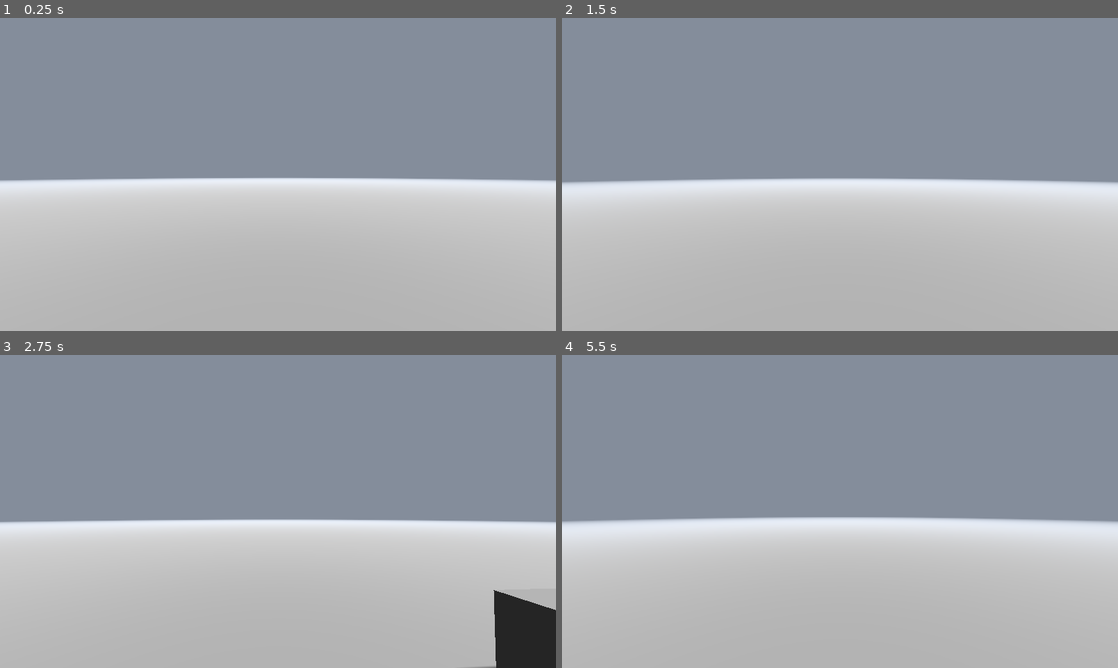
Above: before the commit, frames 1-4 (two rows, left to right).
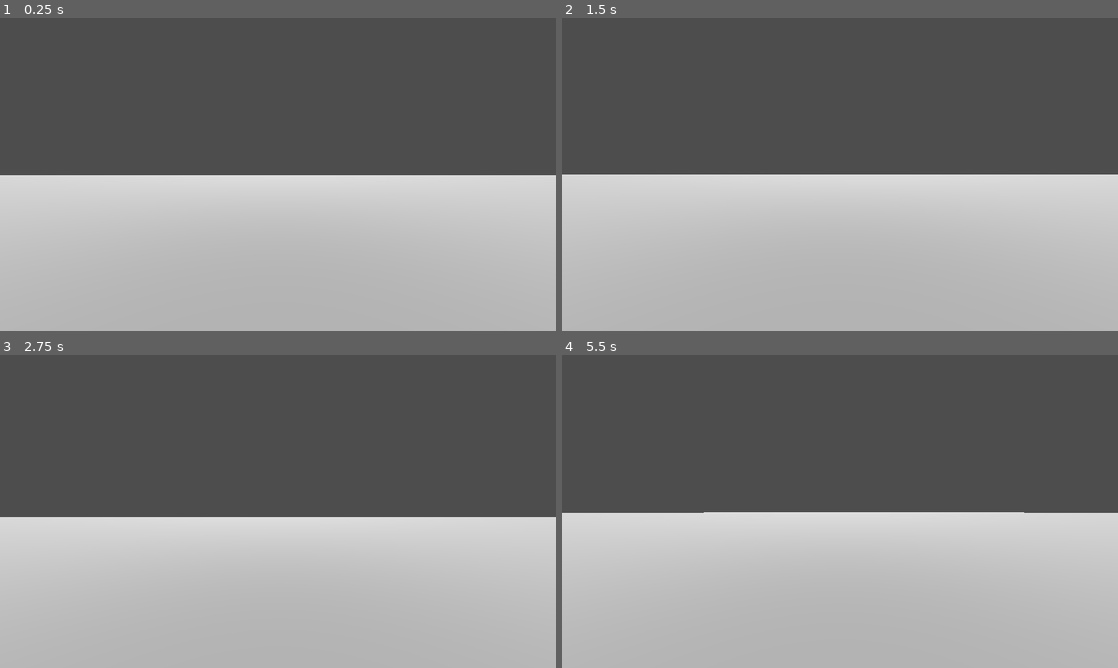
Above: after the commit, the same moments.

Repository: Tinigame/UPT-game-project
Game: Godot game, scene res://Scenes/world.tscn
The game is run twice, just before and just after one commit, with the same random seed, the same clock (stepped at 60 frames per second) and the same inputs.
Inputs (mouse positions are in pixels of both pictures, inside the frame that each line leads up to):
- Up to frame 1 (0.25 s): no input
- Up to frame 2 (1.5 s): tap Enter at 0.5 s; move the mouse to (867, 174) at 0.52 s; tap D (D) at 0.6 s; click (867, 174) at 0.67 s; tap S (S) at 0.8, 1.35 s; tap Space (space) at 1.25 s; move the mouse to (812, 174) at 1.27 s; click (812, 174) at 1.42 s
- Up to frame 3 (2.75 s): tap D (D) at 1.55 s; move the mouse to (289, 505) at 2.02 s; tap A (A) at 2.1 s; click (289, 505) at 2.17 s; tap S (S) at 2.3 s
- Up to frame 4 (5.5 s): tap Enter at 2.75, 5 s; move the mouse to (834, 517) at 2.77 s; tap D (D) at 2.85, 4.55 s; click (834, 517) at 2.92 s; tap Space (space) at 3.5, 5.1 s; move the mouse to (878, 514) at 3.52 s; tap S (S) at 3.6, 5.3 s; click (878, 514) at 3.67 s; move the mouse to (795, 508) at 4.27 s; tap W (W) at 4.35 s; click (795, 508) at 4.42 s; move the mouse to (845, 511) at 5.02 s; click (845, 511) at 5.17 s

The runs differ from the first frame. In frame 1, 53% of the frame differs, in the area x 0-100%, y 0-55%; in frame 2, 55%; in frame 3, 57%, in the area x 0-100%, y 0-100%; in frame 4, 56%.

Commit message:
foundation for building

Diff:
--- /dev/null
+++ b/Resources/buildings/conveyor.tres
@@ -0,0 +1,18 @@
+[gd_resource type="Resource" load_steps=4 format=3 uid="uid://n62rn240cck4"]
+
+[ext_resource type="Script" uid="uid://dbtoj443lgn6a" path="res://Scripts/building_resource_script.gd" id="1_p2hup"]
+
+[sub_resource type="StandardMaterial3D" id="StandardMaterial3D_p2hup"]
+albedo_color = Color(0.591957, 0.584403, 0, 1)
+metallic = 1.0
+metallic_specular = 0.0
+
+[sub_resource type="BoxMesh" id="BoxMesh_gxk42"]
+material = SubResource("StandardMaterial3D_p2hup")
+
+[resource]
+script = ExtResource("1_p2hup")
+building_height = 1
+building_width = 1
+building_mesh = SubResource("BoxMesh_gxk42")
+building_health = 10.0
--- a/Scenes/world.tscn
+++ b/Scenes/world.tscn
@@ -3,9 +3,11 @@
 [ext_resource type="Script" uid="uid://bfksnyjj8k63a" path="res://Scripts/playerscript.gd" id="1_a02cp"]
 
 [sub_resource type="Environment" id="Environment_a02cp"]
-fog_enabled = true
 fog_mode = 1
 fog_density = 1.0
+volumetric_fog_enabled = true
+volumetric_fog_density = 0.1
+volumetric_fog_albedo = Color(0.815686, 1, 1, 1)
 
 [sub_resource type="StandardMaterial3D" id="StandardMaterial3D_a02cp"]
 albedo_color = Color(0.552956, 0.552956, 0.552956, 1)
@@ -48,14 +50,13 @@
 transform = Transform3D(1, 0, 0, 0, 1, 0, 0, 0, 1, 0, -0.478643, 0)
 shape = SubResource("BoxShape3D_a02cp")
 
-[node name="StaticBody3D" type="StaticBody3D" parent="floor"]
+[node name="cube" type="StaticBody3D" parent="floor"]
 transform = Transform3D(0.5, 0, 0, 0, 0.5, 0, 0, 0, 0.5, 2.5, 0.4, 0.5)
 
-[node name="CollisionShape3D2" type="CollisionShape3D" parent="floor/StaticBody3D"]
+[node name="CollisionShape3D2" type="CollisionShape3D" parent="floor/cube"]
 shape = SubResource("BoxShape3D_go701")
 
-[node name="MeshInstance3D2" type="MeshInstance3D" parent="floor/StaticBody3D"]
-transform = Transform3D(1, 0, 0, 0, 1, 0, 0, 0, 1, 1, 0, 1)
+[node name="MeshInstance3D2" type="MeshInstance3D" parent="floor/cube"]
 mesh = SubResource("BoxMesh_a02cp")
 skeleton = NodePath("../..")
 
--- /dev/null
+++ b/Scripts/building_resource_script.gd
@@ -0,0 +1,11 @@
+extends Resource
+
+@export var building_height : int
+@export var building_width : int
+@export var building_mesh : Mesh
+
+@export var building_health : float
+
+#what item is required to place the building
+#idk what type this should be so its like ignore for future
+#var building_ingredient
--- a/Scripts/playerscript.gd
+++ b/Scripts/playerscript.gd
@@ -3,9 +3,10 @@
 @onready var tcamera: Camera3D = $"Top camera"
 
 const GRID_SIZE : int = 1
-const SPEED : float = 10.0
 const JUMP_VELOCITY : float = 5.0
-var MOUSE_SENSITIVITY : float= 0.002
+
+var move_speed : float = 5.0
+var mouse_sensitivity : float = 0.002
 var gravity = ProjectSettings.get_setting("physics/3d/default_gravity")
 var ghost_location : Vector3
 var ghost_instance : MeshInstance3D
@@ -24,8 +25,8 @@
 #Camera and movement rotation
 func _input(event):
 	if event is InputEventMouseMotion and Globals.buildmode == false:
-		rotate_y(-event.relative.x * MOUSE_SENSITIVITY)
-		camera.rotate_x(-event.relative.y * MOUSE_SENSITIVITY)
+		rotate_y(-event.relative.x * mouse_sensitivity)
+		camera.rotate_x(-event.relative.y * mouse_sensitivity)
 		camera.rotation.x = clamp(camera.rotation.x, -PI/2, PI/2)
 
 
@@ -76,11 +77,11 @@
 	var input_dir = Input.get_vector("A", "D", "W", "S")
 	var direction = (transform.basis * Vector3(input_dir.x, 0, input_dir.y)).normalized()
 	if direction:
-		velocity.x = direction.x * SPEED
-		velocity.z = direction.z * SPEED
+		velocity.x = direction.x * move_speed
+		velocity.z = direction.z * move_speed
 	else:
-		velocity.x = move_toward(velocity.x, 0, SPEED)
-		velocity.z = move_toward(velocity.z, 0, SPEED)
+		velocity.x = move_toward(velocity.x, 0, move_speed)
+		velocity.z = move_toward(velocity.z, 0, move_speed)
 
 
 func summon_first_build_ghost() -> MeshInstance3D:
@@ -99,8 +100,15 @@
 
 	return ghost_object_instance
 
+
 func update_build_ghost(ghost_pos, current_ghost_instance):
 	current_ghost_instance.global_position = ghost_pos
+
+
+#builds a building using info and resources from the current buildings resource file
+func build_building(building_resource, build_location):
+	pass
+
 
 func _physics_process(delta):
 	# Add the gravity.
@@ -116,6 +124,9 @@
 		ghost_location = get_mouse_world_position()
 		update_build_ghost(ghost_location, ghost_instance)
 		ghost_instance.show()
+		if Input.is_mouse_button_pressed(MOUSE_BUTTON_LEFT):
+			var current_building = preload("res://Resources/buildings/conveyor.tres")
+			build_building(current_building, ghost_location)
 	elif Globals.buildmode == false:
 		ghost_instance.hide()
 
Not shown, added: Scripts/building_resource_script.gd.uid
